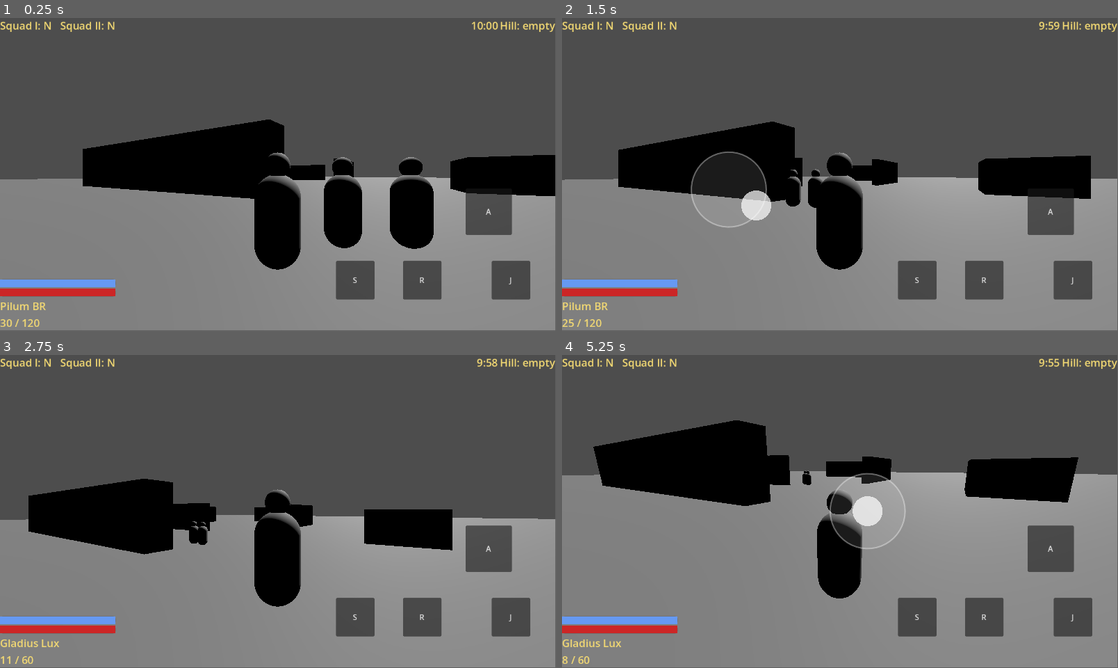
Above: before the commit, frames 1-4 (two rows, left to right).
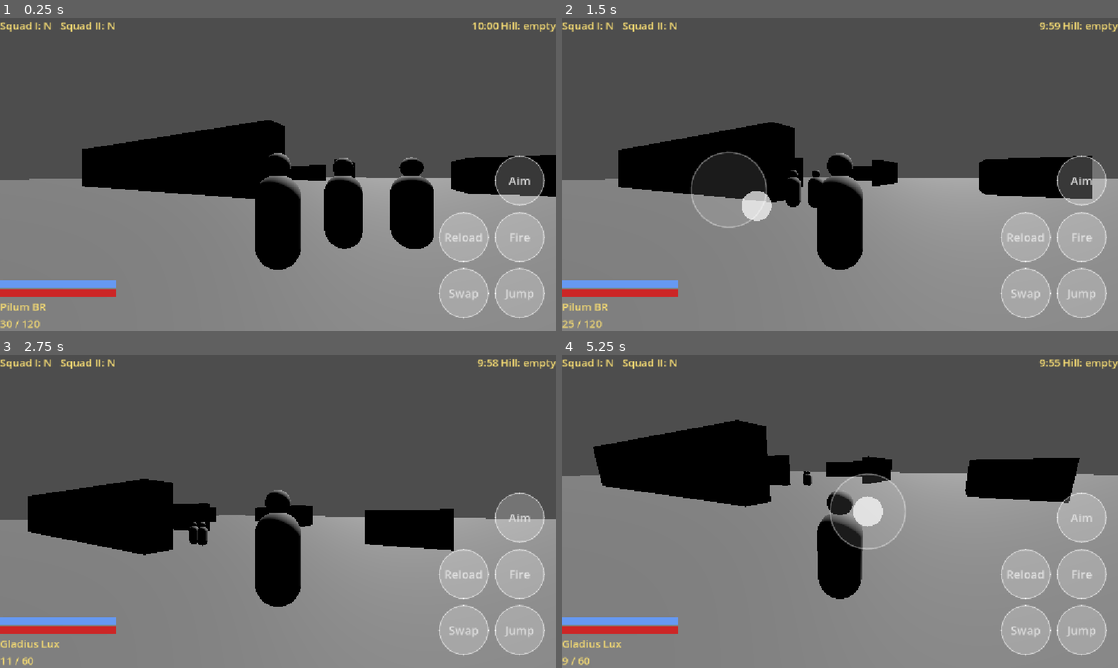
Above: after the commit, the same moments.

Repository: shibicb72-design/Project_Gladius
Game: Godot game, scene res://scenes/match/match.tscn
The game is run twice, just before and just after one commit, with the same random seed, the same clock (stepped at 60 frames per second) and the same inputs. This scene is started directly instead of the project's main scene.
Inputs (mouse positions are in pixels of both pictures, inside the frame that each line leads up to):
- Up to frame 1 (0.25 s): no input
- Up to frame 2 (1.5 s): move the mouse to (962, 158) at 0.52 s; hold D (move_right) 0.53-1.25 s; hold Right mouse button (aim) 0.53-1.25 s; tap Space (jump) at 0.77, 1.07 s; click (962, 158) at 0.8 s; drag from (728, 190) to (812, 237) at 1.27 s
- Up to frame 3 (2.75 s): move the mouse to (333, 442) at 2.02 s; hold D (move_right) from 2.03 s (still down); tap Q (swap_weapon) at 2.1 s; click (333, 442) at 2.17 s; tap Space (jump) at 2.3 s
- Up to frame 4 (5.25 s): release D (move_right) at 2.75 s; drag from (812, 574) to (673, 464) at 2.77 s; move the mouse to (1006, 558) at 3.52 s; hold A (move_left) 3.53-4.25 s; hold Right mouse button (aim) 3.53-4.25 s; tap Space (jump) at 3.77, 4.07 s; click (1006, 558) at 3.8 s; tap R (reload) at 4.15 s; drag from (673, 464) to (756, 433) at 4.27 s; move the mouse to (867, 511) at 5.02 s; hold S (move_back) from 5.03 s (still down); tap Down (look_down) at 5.1 s; click (867, 511) at 5.17 s
In our replay, the window is 799x449 before the commit and 800x450 after it. These sizes can differ from the game's own. Grey fills any space a smaller window leaves; there, only what the larger window draws over its background counts as a difference.

The runs differ from the first frame. In frame 1, 8.2% of the frame differs, in the area x 0-100%, y 0-100%; in frame 2, 8.2%; in frame 3, 8.1%; in frame 4, 8.8%.

Commit message:
feat: touch buttons, canvas scaling, foldable relayout
Co-Authored-By: Claude Sonnet 5.5 <noreply@anthropic.com>

Diff:
--- a/data/input.json
+++ b/data/input.json
@@ -37,11 +37,18 @@
 		"look_zone": {"left": 0.5, "top": 0.0, "right": 1.0, "bottom": 1.0},
 		"tap_fire_max_s": 0.2,
 		"fire_pulse_s": 0.08,
+		"_buttons_todo": "OQ-35: button size, gap, anchor, font and grid cells are placeholders, not design values. Cells count from the anchor corner (col from the right, row from the bottom). Keys of buttons are InputMap actions.",
+		"_placeholder_buttons": true,
+		"button_size_frac_of_height": 0.16,
+		"button_gap_frac_of_height": 0.02,
+		"button_font_frac_of_size": 0.24,
+		"button_anchor": [0.98, 0.96],
 		"buttons": {
-			"aim": {"anchor": [0.88, 0.62], "size_px": 96.0},
-			"reload": {"anchor": [0.76, 0.84], "size_px": 80.0},
-			"swap_weapon": {"anchor": [0.64, 0.84], "size_px": 80.0},
-			"jump": {"anchor": [0.92, 0.84], "size_px": 80.0}
+			"jump": {"label": "Jump", "col": 0, "row": 0},
+			"swap_weapon": {"label": "Swap", "col": 1, "row": 0},
+			"fire": {"label": "Fire", "col": 0, "row": 1},
+			"reload": {"label": "Reload", "col": 1, "row": 1},
+			"aim": {"label": "Aim", "col": 0, "row": 2}
 		}
 	}
 }
--- a/project.godot
+++ b/project.godot
@@ -10,6 +10,8 @@
 
 [display]
 
+window/stretch/mode="canvas_items"
+window/stretch/aspect="expand"
 window/handheld/orientation=4
 
 [input]
--- a/scripts/ui/touch_hud.gd
+++ b/scripts/ui/touch_hud.gd
@@ -32,24 +32,22 @@
 	provider.configure(cfg)
 	set_anchors_preset(Control.PRESET_FULL_RECT)
 	mouse_filter = Control.MOUSE_FILTER_IGNORE
+	var anchor: Array = _layout.get("button_anchor", [1.0, 1.0])
 	for action in _layout.get("buttons", {}):
+		var spec: Dictionary = _layout["buttons"][action]
 		var b := Button.new()
-		b.text = String(action).substr(0, 1).to_upper()
+		b.text = String(spec.get("label", action))
 		b.mouse_filter = Control.MOUSE_FILTER_IGNORE
 		b.focus_mode = Control.FOCUS_NONE
-		var spec: Dictionary = _layout["buttons"][action]
-		var s := float(spec.get("size_px", 80.0))
-		var a: Array = spec.get("anchor", [0.5, 0.5])
-		b.anchor_left = a[0]
-		b.anchor_right = a[0]
-		b.anchor_top = a[1]
-		b.anchor_bottom = a[1]
-		b.offset_left = -s * 0.5
-		b.offset_right = s * 0.5
-		b.offset_top = -s * 0.5
-		b.offset_bottom = s * 0.5
+		b.anchor_left = anchor[0]
+		b.anchor_right = anchor[0]
+		b.anchor_top = anchor[1]
+		b.anchor_bottom = anchor[1]
 		add_child(b)
 		_buttons[action] = b
+	resized.connect(relayout)
+	get_viewport().size_changed.connect(relayout)
+	relayout()
 	refresh_visibility()
 
 
@@ -105,9 +103,68 @@
 	return Rect2(l, t, float(z.get("right", 1.0)) * s.x - l, float(z.get("bottom", 1.0)) * s.y - t)
 
 
+## Recomputes button sizes and positions from the current area (called on viewport/HUD resize,
+## e.g. a foldable switching between cover and inner screen). Stick radius and zones are derived
+## from the area on demand, so they follow automatically; this redraws any active stick.
+func relayout() -> void:
+	var s := _button_size()
+	for action in _buttons:
+		var b: Button = _buttons[action]
+		var cell := _cell_rect(_layout["buttons"][action])
+		b.offset_left = cell.position.x - _anchor_point().x
+		b.offset_top = cell.position.y - _anchor_point().y
+		b.offset_right = b.offset_left + s
+		b.offset_bottom = b.offset_top + s
+		b.add_theme_font_size_override("font_size", int(s * float(_layout.get("button_font_frac_of_size", 0.24))))
+		_style_button(b, _button_touch.values().has(action))
+	queue_redraw()
+
+
+func _anchor_point() -> Vector2:
+	var a: Array = _layout.get("button_anchor", [1.0, 1.0])
+	var area := _area()
+	return Vector2(float(a[0]) * area.x, float(a[1]) * area.y)
+
+
+func _button_size() -> float:
+	return float(_layout.get("button_size_frac_of_height", 0.16)) * _area().y
+
+
+func _cell_rect(spec: Dictionary) -> Rect2:
+	var s := _button_size()
+	var step := s + float(_layout.get("button_gap_frac_of_height", 0.02)) * _area().y
+	var corner := _anchor_point()
+	return Rect2(corner.x - s - int(spec.get("col", 0)) * step, corner.y - s - int(spec.get("row", 0)) * step, s, s)
+
+
+## Screen rect of the button for an action (the HUD is full-screen, so this is viewport space).
+func get_button_rect(action: String) -> Rect2:
+	var r := _cell_rect(_layout["buttons"][action])
+	r.position += global_position
+	return r
+
+
+func get_button_label(action: String) -> String:
+	return (_buttons[action] as Button).text
+
+
+func get_button_actions() -> Array:
+	return _buttons.keys()
+
+
+func _style_button(b: Button, held: bool) -> void:
+	var sb := StyleBoxFlat.new()
+	sb.bg_color = Color(1, 1, 1, 0.5 if held else 0.22)
+	sb.border_color = Color(1, 1, 1, 0.6)
+	sb.set_border_width_all(2)
+	sb.set_corner_radius_all(int(ceil(_button_size() * 0.5)))
+	for state in ["normal", "hover", "pressed", "disabled"]:
+		b.add_theme_stylebox_override(state, sb)
+
+
 func _button_at(pos: Vector2) -> String:
 	for action in _buttons:
-		if (_buttons[action] as Control).get_global_rect().has_point(pos):
+		if get_button_rect(action).has_point(pos):
 			return action
 	return ""
 
@@ -141,6 +198,7 @@
 	if action != "":
 		_button_touch[idx] = action
 		Input.action_press(action)
+		_style_button(_buttons[action], true)
 	elif _move_touch == -1 and _zone_rect("move_zone").has_point(pos):
 		_move_touch = idx
 		_move_origin = pos
@@ -159,8 +217,11 @@
 
 func _on_up(idx: int) -> void:
 	if _button_touch.has(idx):
-		Input.action_release(_button_touch[idx])
+		var action: String = _button_touch[idx]
 		_button_touch.erase(idx)
+		if not _button_touch.values().has(action):
+			Input.action_release(action)
+			_style_button(_buttons[action], false)
 	elif idx == _move_touch:
 		_move_touch = -1
 		provider.move_value = Vector2.ZERO
--- a/tests/test_touch_controls.gd
+++ b/tests/test_touch_controls.gd
@@ -180,6 +180,71 @@
 	hud.free()
 
 
+const BUTTON_LABELS := {"fire": "Fire", "aim": "Aim", "reload": "Reload", "swap_weapon": "Swap", "jump": "Jump"}
+
+
+func test_each_button_presses_and_releases_its_action() -> void:
+	var hud := _new_hud()
+	for action in BUTTON_LABELS:
+		var c: Vector2 = hud.get_button_rect(action).get_center()
+		_touch(hud, 3, c, true)
+		assert_true(Input.is_action_pressed(action), "%s pressed on touch down" % action)
+		assert_eq(hud._move_touch, -1, "%s does not start move" % action)
+		assert_eq(hud._look_touch, -1, "%s does not start look" % action)
+		_touch(hud, 3, c, false)
+		assert_true(not Input.is_action_pressed(action), "%s released on touch up" % action)
+	hud.free()
+
+
+func test_fire_button_works_with_move_finger_held() -> void:
+	var hud := _new_hud()
+	_touch(hud, 0, Vector2(200, 400), true)
+	_drag(hud, 0, Vector2(200, 320), Vector2(0, -80))
+	_touch(hud, 1, hud.get_button_rect("fire").get_center(), true)
+	assert_true(Input.is_action_pressed("fire"), "fire pressed by second finger")
+	assert_true(hud.provider.move_value != Vector2.ZERO, "move still non-zero")
+	_touch(hud, 1, hud.get_button_rect("fire").get_center(), false)
+	assert_true(not Input.is_action_pressed("fire"), "fire released")
+	assert_true(hud.provider.move_value != Vector2.ZERO, "move still held")
+	_touch(hud, 0, Vector2(200, 320), false)
+	hud.free()
+
+
+func test_hud_has_five_labelled_buttons_and_no_sprint() -> void:
+	var hud := _new_hud()
+	assert_true(hud.visible, "HUD visible with force_touch_hud")
+	assert_eq(hud.get_button_actions().size(), 5, "five buttons")
+	for action in BUTTON_LABELS:
+		assert_true(hud.get_button_actions().has(action), "button %s" % action)
+		assert_eq(hud.get_button_label(action), BUTTON_LABELS[action], "label of %s" % action)
+		var b := hud._buttons[action] as Button
+		assert_eq(b.mouse_filter, Control.MOUSE_FILTER_IGNORE, "%s mouse_filter" % action)
+		assert_eq(b.focus_mode, Control.FOCUS_NONE, "%s focus_mode" % action)
+	assert_true(not InputMap.has_action("sprint"), "no sprint action")
+	assert_true(not hud.get_button_actions().has("sprint"), "no sprint button")
+	hud.free()
+
+
+func test_relayout_folded_and_unfolded() -> void:
+	var hud := _new_hud()
+	var min_frac: float = hud.cfg["touch_layout"]["button_size_frac_of_height"]
+	for sz in [Vector2(2316, 1000), Vector2(2184, 1968)]:
+		hud.size = sz
+		hud.relayout()
+		var view := Rect2(Vector2.ZERO, sz)
+		var move_zone: Rect2 = hud._zone_rect("move_zone")
+		var rects: Array = []
+		for action in BUTTON_LABELS:
+			var r: Rect2 = hud.get_button_rect(action)
+			assert_true(view.encloses(r), "%s inside %s, got %s" % [action, sz, r])
+			assert_true(r.size.y >= min_frac * sz.y - 0.001, "%s height at %s" % [action, sz])
+			assert_true(not r.intersects(move_zone), "%s clear of move zone at %s" % [action, sz])
+			for other in rects:
+				assert_true(not r.intersects(other), "%s overlaps another at %s" % [action, sz])
+			rects.append(r)
+	hud.free()
+
+
 func test_mouse_emulation_off_while_hud_active_and_restored() -> void:
 	Input.emulate_mouse_from_touch = true
 	var hud := _new_hud()
Not shown, changed: docs/OPEN_QUESTIONS.md
